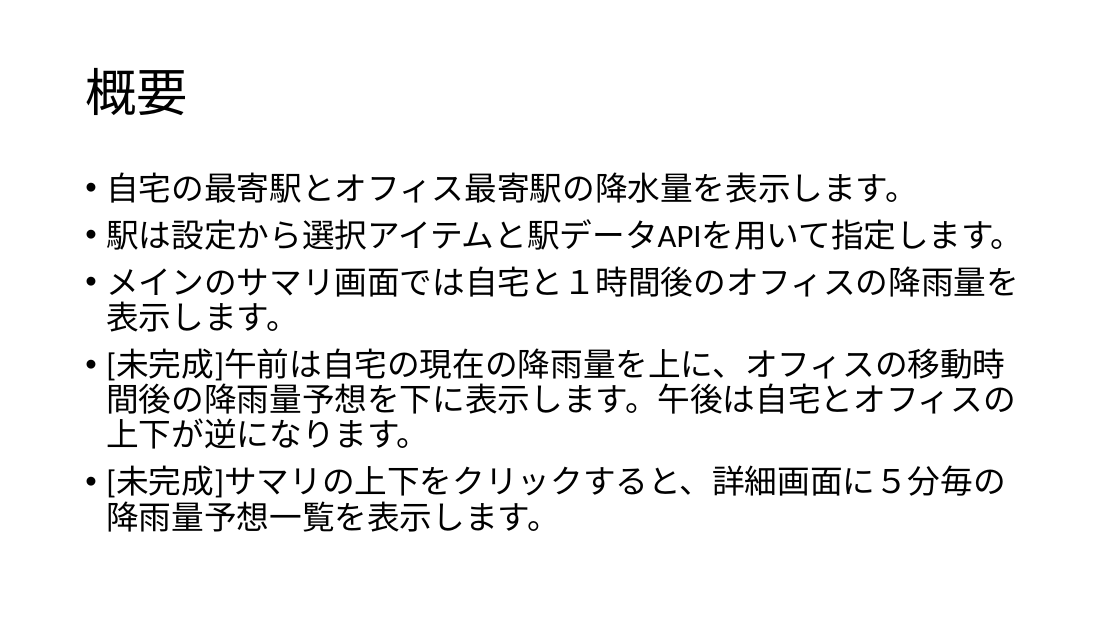
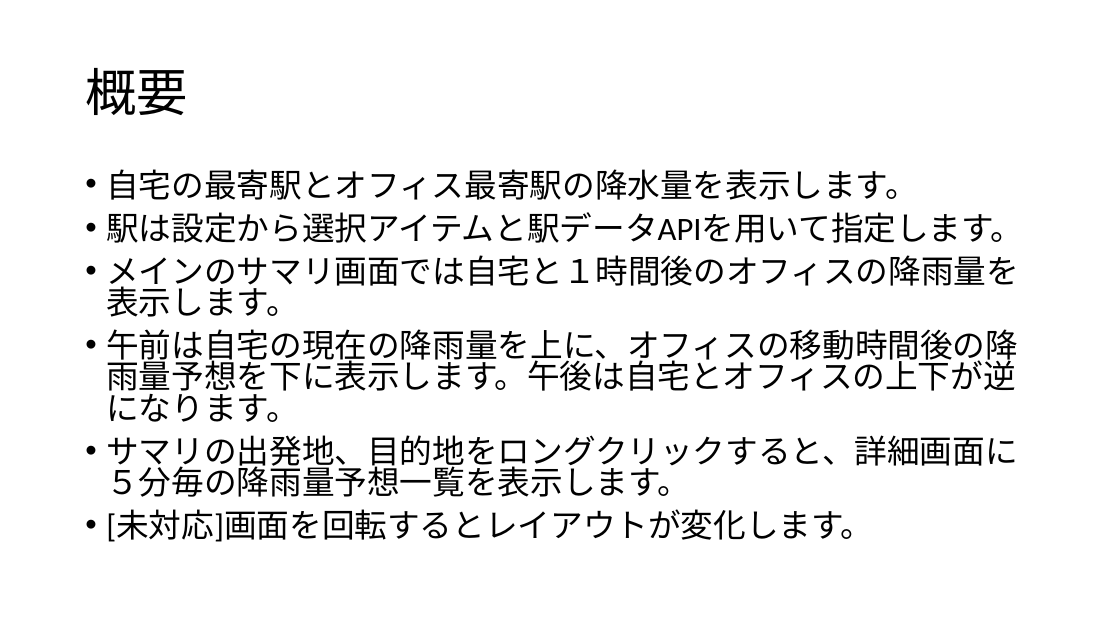
Before and after one commit to msat-dev/exam, a slide deck: slide 3 of doc/課題説明書.pptx. Drawn at 1120x630 pixels with LibreOffice and Linux fonts; fonts in the diff are those of the drawing. Boxes give left, top, right and bottom in pixels: in the first picture for what was removed or moved away, otherwise in the second. Text is boxed around its words. In the diff, an @@ line names an element or a change of style, - is before the commit and + after.

```diff
--- a/doc/課題説明書.pptx
+++ b/doc/課題説明書.pptx
@@ text at box(106, 169, 1023, 317): line spacing 0.9 to 0.8 @@
@@ text at box(106, 329, 1018, 542): text changed @@
-• [未完成]午前は自宅の現在の降雨量を上に、オフィスの移動時間後の降雨量予想を下に表示します。午後は自宅とオフィスの上下が逆になります。
-• [未完成]サマリの上下をクリックすると、詳細画面に５分毎の降雨量予想一覧を表示します。
+• 午前は自宅の現在の降雨量を上に、オフィスの移動時間後の降雨量予想を下に表示します。午後は自宅とオフィスの上下が逆になります。
+• サマリの出発地、目的地をロングクリックすると、詳細画面に５分毎の降雨量予想一覧を表示します。
+• [未対応]画面を回転するとレイアウトが変化します。
```
Also in this commit, not shown: 7 other files.
